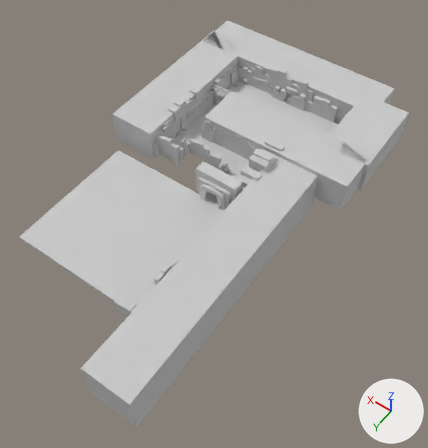
Renders of the FBX model Game/Assets/modelData/stage.FBX from each side of a commit.
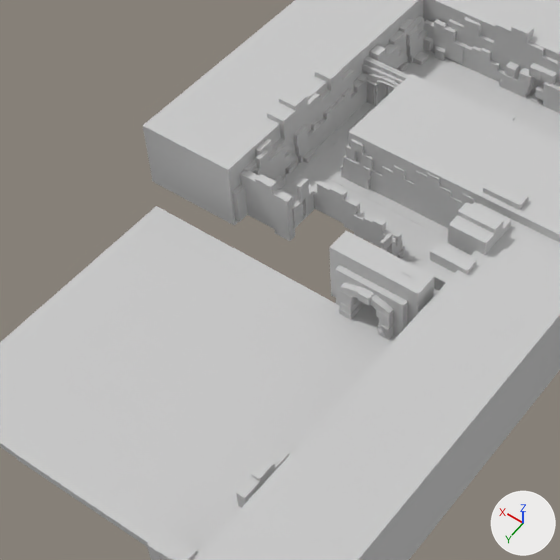
There are two pictures of each version: one whole from a camera (50 mm lens) standing at (-34.9, 67.7, 66.3) and looking at (-3.6, 23.7, -2.7), one close up on the part from 11% to 70% of the width and 13% to 69% of the height. Arrows for +X, +Y and +Z are at lower right; the lights stay in place. Where no turn or scale is listed for an object, it has been applied to the vertices.

Objects in the first close-up: 'Block 1x2_001', 'Block 1x2_004', 'Block 1x3_001', 'Gate 1_002', 'Ground Stones Tiles 5x007', 'Ground Stones Tiles 5x008', 'Ground Stones Tiles 5x009', 'Ground Stones Tiles 5x010', 'Ground Stones Tiles 5x011', 'Ground Stones Tiles 5x012', 'Ground Stones Tiles 5x019', 'Ground Stones Tiles 5x020'.
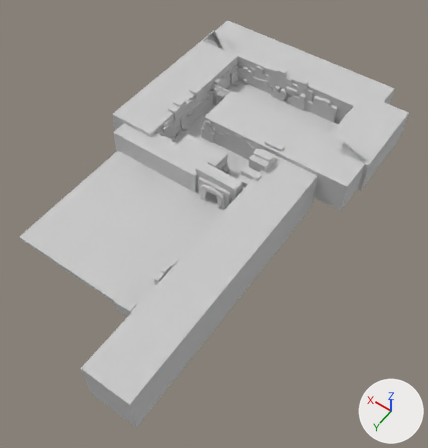
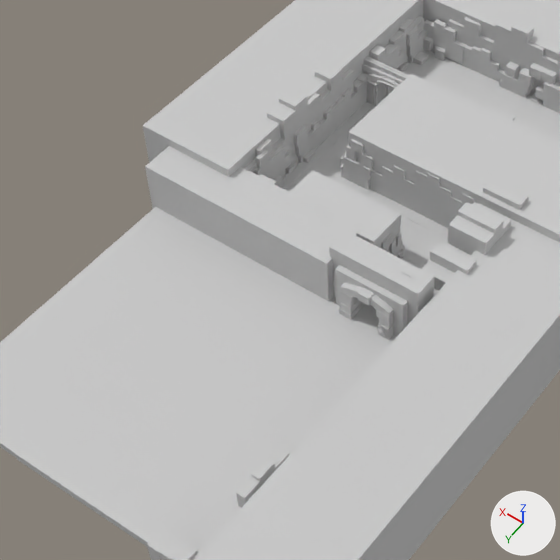
Edits to the scene script, one JSON object a line:
```json
{"op": "add", "block": "me_mesh_089", "code": ["me_mesh_089 = bpy.data.meshes.new('Mesh.089')", "me_mesh_089.from_pydata(...)  # 36 vertices, 25 faces; spans x -3.85..3.85, y -3.23..3.23, z 0.0", "me_mesh_089.materials.append(mat_03___default)  # its picture is missing"]}
{"op": "add", "block": "me_mesh_091", "code": ["me_mesh_091 = bpy.data.meshes.new('Mesh.091')", "me_mesh_091.from_pydata(...)  # 12 vertices, 10 faces; spans x -15.5..0.0, y -1.9..1.9, z -2.0..2.0", "me_mesh_091.materials.append(mat_01___default)  # its picture is missing"]}
{"op": "add", "block": "me_mesh_090", "code": ["me_mesh_090 = bpy.data.meshes.new('Mesh.090')", "me_mesh_090.from_pydata(...)  # 12 vertices, 10 faces; spans x -7.28..0.0, y -1.54..1.54, z -2.0..2.0", "me_mesh_090.materials.append(mat_01___default)  # its picture is missing"]}
{"op": "add", "block": "ob_ground_stones_tiles_5x022", "code": ["ob_ground_stones_tiles_5x022 = bpy.data.objects.new('Ground Stones Tiles 5x022', me_mesh_089)", "ob_ground_stones_tiles_5x022.location = (3.23, 18.89, -0.04)"]}
{"op": "add", "block": "ob_block_1x2_006", "code": ["ob_block_1x2_006 = bpy.data.objects.new('Block 1x2_006', me_mesh_091)", "ob_block_1x2_006.location = (16.37, 20.39, 1.6)"]}
{"op": "add", "block": "ob_block_1x2_005", "code": ["ob_block_1x2_005 = bpy.data.objects.new('Block 1x2_005', me_mesh_090)", "ob_block_1x2_005.location = (6.86, 17.42, 1.6)"]}
```

Pixel boxes [x1, y1, x2, y2] of what changed, in the close-ups (560 x 560 px):
```json
{"object": "Block 1x2_006", "change": "added", "after": [145, 146, 357, 301]}
{"object": "Block 1x2_005", "change": "added", "after": [285, 170, 401, 253]}
{"object": "Block Ruin Wall 007", "change": "unchanged, covered by the edit", "before": [240, 170, 295, 241], "after": [250, 171, 277, 185]}
{"object": "Block Ruin Wall 7_002", "change": "unchanged, covered by the edit", "before": [309, 181, 364, 232]}
```
